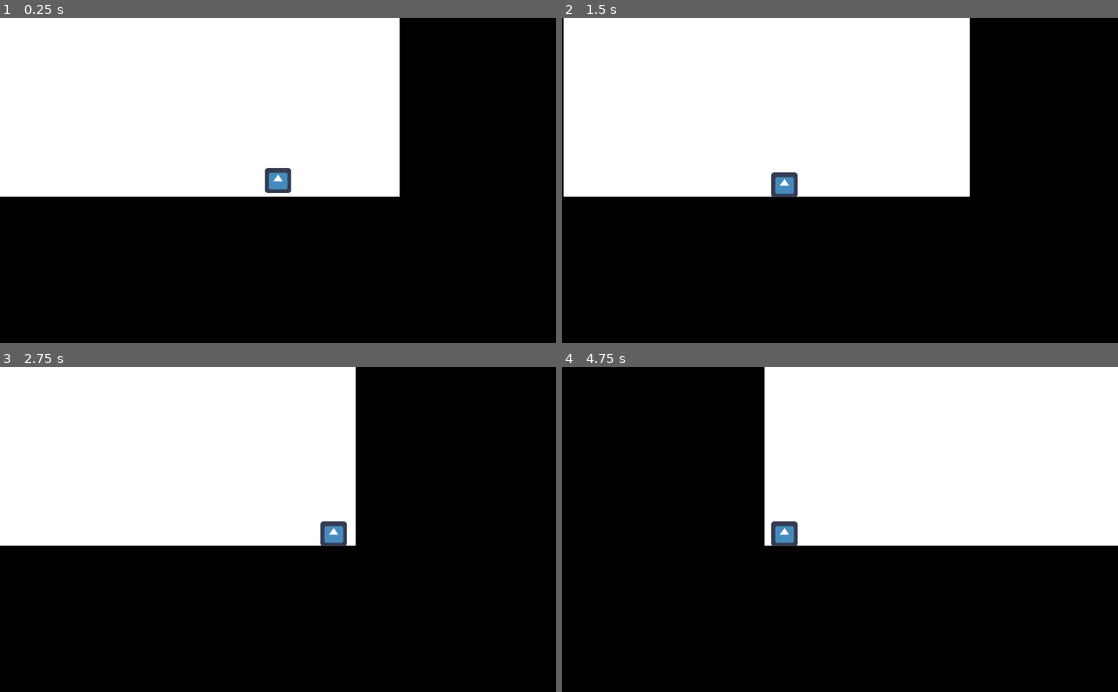
Above: before the commit, frames 1-4 (two rows, left to right).
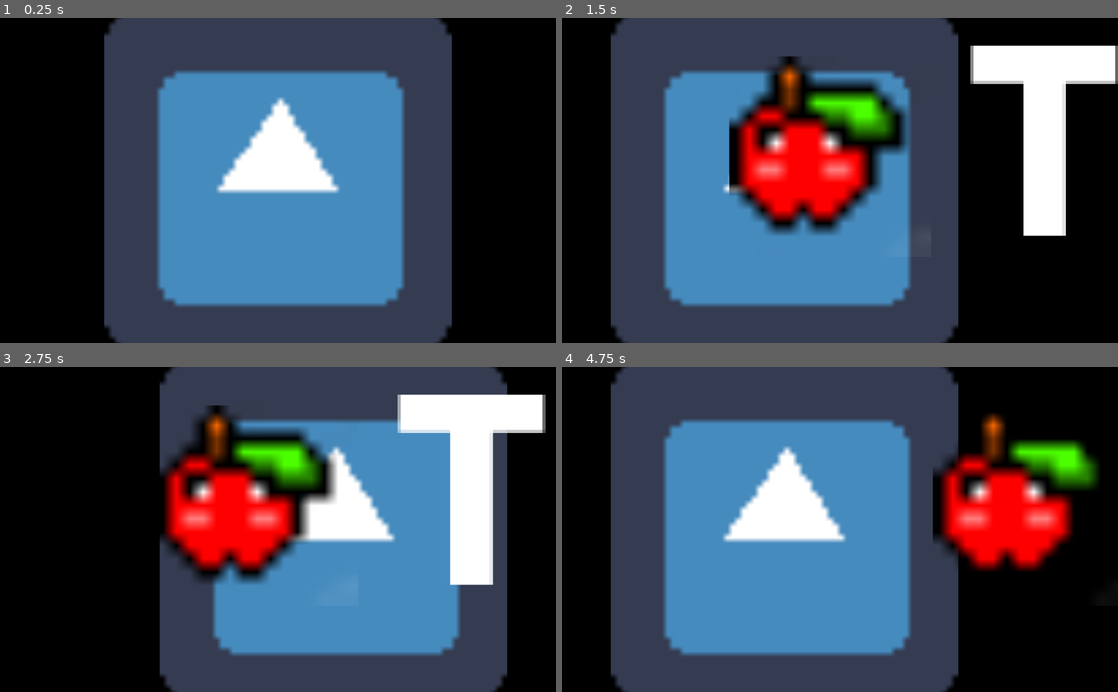
Above: after the commit, the same moments.

Repository: Alkouille/Evolve
Game: Godot game, scene res://Scene/Map.tscn
The game is run twice, just before and just after one commit, with the same random seed, the same clock (stepped at 60 frames per second) and the same inputs. The engine's default icon, where the game draws it, is replaced by a stand-in: a white triangle on a blue panel in a dark square.
Inputs:
- Up to frame 1 (0.25 s): no input
- Up to frame 2 (1.5 s): tap Enter at 0.5 s; hold D (WalkRight) 0.53-1.28 s; hold Q (WalkLeft) from 1.28 s (still down)
- Up to frame 3 (2.75 s): release Q (WalkLeft) at 2.03 s; hold D (WalkRight) from 2.03 s (still down)
- Up to frame 4 (4.75 s): release D (WalkRight) at 3.53 s; hold Q (WalkLeft) from 3.53 s (still down)

The runs differ from the first frame. In frame 1, 70% of the frame differs, in the area x 0-82%, y 0-100%; in frame 2, 75%; in frame 3, 78%, in the area x 0-99%, y 0-100%; in frame 4, 77%.

Commit message:
Edit Map Scene

Diff:
--- a/Scene/Map.tscn
+++ b/Scene/Map.tscn
@@ -1,18 +1,17 @@
 [gd_scene load_steps=3 format=2]
 
-[ext_resource path="res://Scene/DownOpenLine.tscn" type="PackedScene" id=1]
-[ext_resource path="res://Scene/Player.tscn" type="PackedScene" id=2]
+[ext_resource path="res://Scene/Player.tscn" type="PackedScene" id=1]
+[ext_resource path="res://Scene/Apple.tscn" type="PackedScene" id=2]
 
-[node name="Map" type="Node2D" index="0"]
+[node name="Map" type="Node2D"]
 
 _sections_unfolded = [ "Transform", "Visibility", "Z Index" ]
 
-[node name="DownOpenLine" parent="." index="0" instance=ExtResource( 1 )]
+[node name="Player" parent="." index="0" instance=ExtResource( 1 )]
 
-position = Vector2( 130.233, -9.07466 )
-scale = Vector2( 1.1877, 1.25319 )
+position = Vector2( 49.1771, 45.2947 )
 
-[node name="Player" parent="." index="1" instance=ExtResource( 2 )]
+[node name="Apple" parent="." index="1" instance=ExtResource( 2 )]
 
-position = Vector2( 145.828, 25.8227 )
-scale = Vector2( 0.0762762, 0.0715008 )
+position = Vector2( 136.549, 39.4378 )
+scale = Vector2( 0.652145, 0.595453 )
